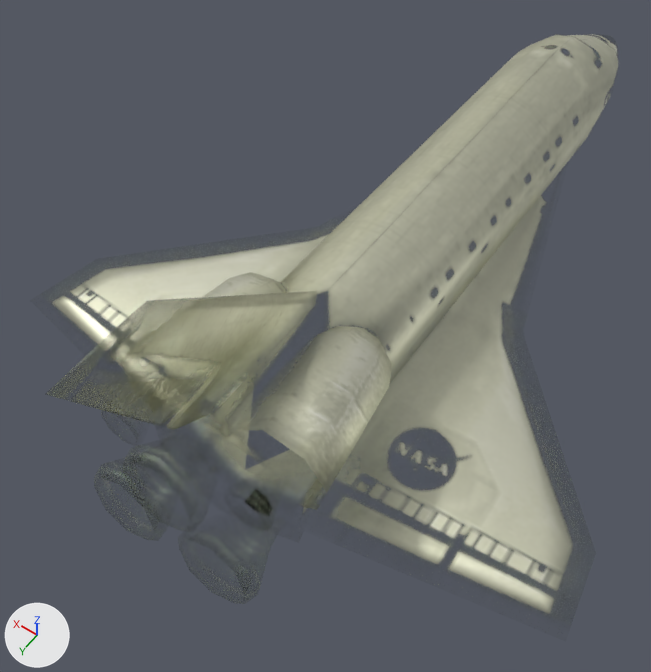
Renders of the FBX model assets/models/spaceShuttle.fbx from each side of a commit.
The view is the same before and after, from a 50 mm camera at (-1.25, 2.65, 3.06) aimed at (0.05, 0.83, 0.2). Arrows for +X, +Y and +Z are at lower left; the lights stay in place.

In view in the first picture: 'SpaceShuttle'.
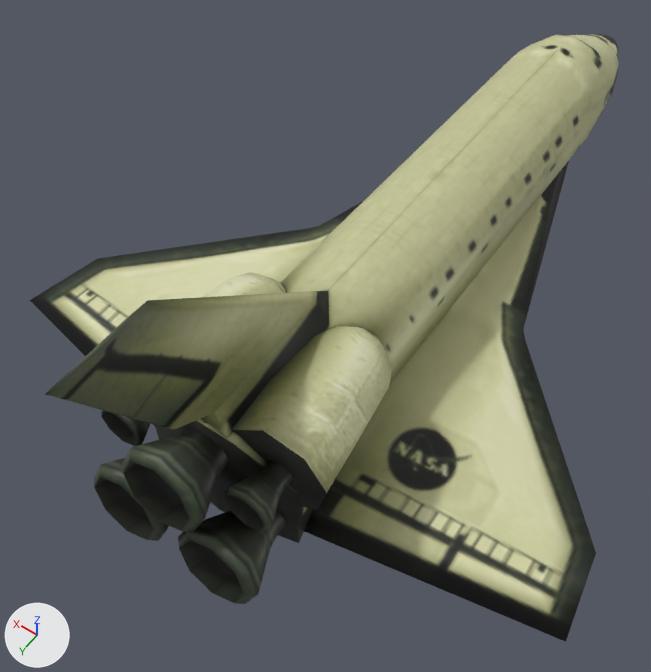
The newer file is also rescaled (x3.737), turned or shifted as a whole; pictures and numbers use the older file's frame.

Where the change shows, as pixel boxes (x1, y1, x2, y2) in the pictures (651 x 672 px):
'SpaceShuttle', surface changed, recoloured (grey to beige)
    both: (30, 34, 618, 642)

What the commit changed:
Picture 'spaceshuttle.png' (img_spaceshuttle_png) is now built by load_image('spaceshuttle.png', '../textures/spaceshuttle.png', 512, 512, 'sRGB') instead of load_image('spaceshuttle.png', '../textures/spaceshuttle.png', 512, 512, 'Non-Color').
Material 'Material.022' (mat_material_022) is new.
Its texture is img_spaceshuttle_png.
me_spaceshuttle has 544 vertices, 972 faces and spans x -1.28..1.28, y -1.78..2.05, z -0.05..1.29.
me_spaceshuttle no longer uses material mat_spaceshuttle.
me_spaceshuttle now uses material mat_material_022 (picture img_spaceshuttle_png).
